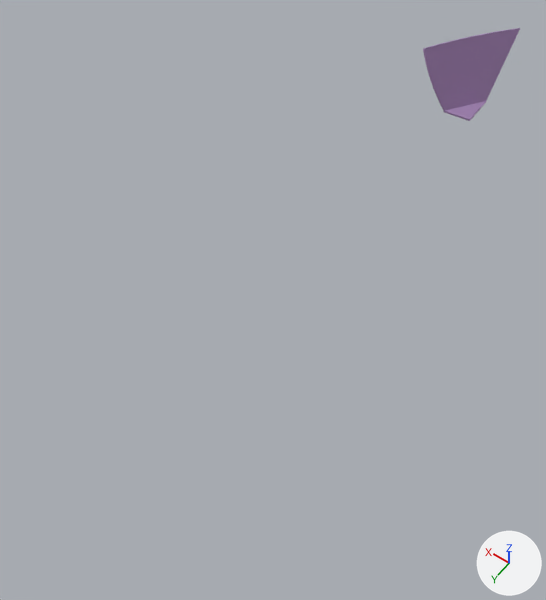
The glTF model frontend/public/models/OUTFITTING_INTERIOR___ugly corner_ options__small corner box.glb, before and after one commit.
One viewpoint serves both versions: a 50 mm lens placed at (-10.95, 2.26, 4.35), pointed at (-9.56, 0.31, 1.29). Lighting does not change. The marker at lower right points along +X, +Y and +Z. The picture after the commit comes second. Mesh edges are drawn as thin lines on the coarser meshes. Where no turn or scale is listed for an object, it has been applied to the vertices.
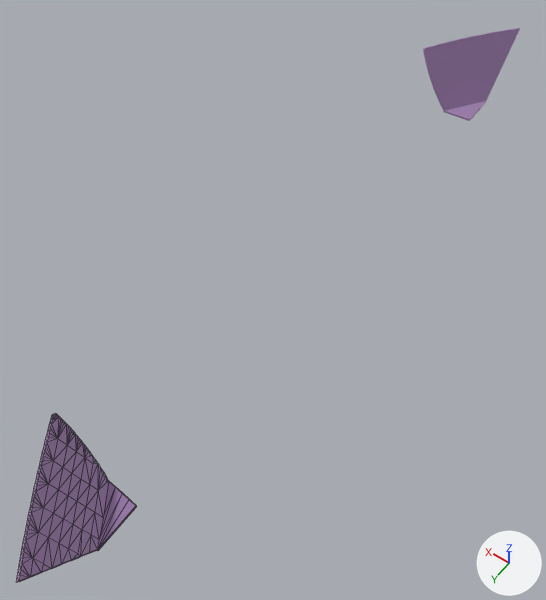
Where the newer file only moved an object's origin or applied its transform, the numbers keep the older frame.

Boxes [x1, y1, x2, y2] around the edits, measured in the pictures (546 x 600 px):
'Mesh_1', added (purple)
    after: [16, 414, 137, 582]

The change in detail:
Mesh me_mesh_1 is new.
It has 304 vertices, 604 faces and spans x -9.739..-9.351, y 1.521..2.089, z 1.301..1.689.
It uses material mat_material_0 (purple #cab1d6).
Object 'Mesh_1' (ob_mesh_1) is new; it shows me_mesh_1.
Its location is (0.0, 0.0, 0.0).
